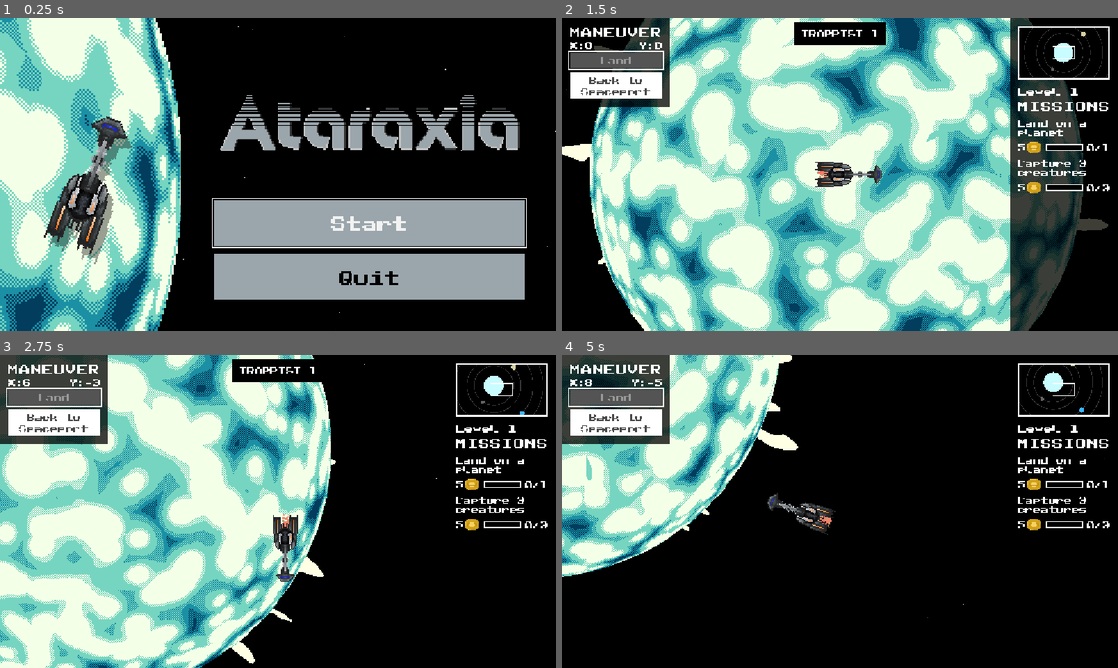
Above: before the commit, frames 1-4 (two rows, left to right).
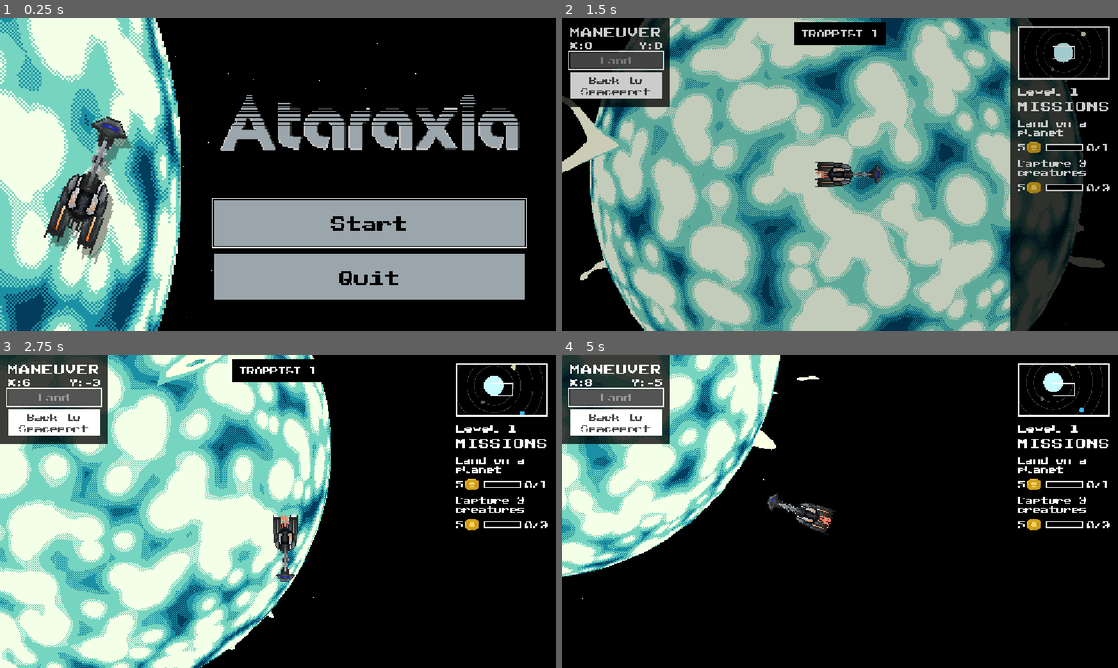
Above: after the commit, the same moments.

Repository: late-parrot/tsa-video-game-design-2026
Game: Godot game, scene res://scenes/main.tscn
Same seed, same stepped clock (60 frames per second), same inputs: the game is played once before the commit and once after it. Before the commit the project starts from res://scenes/title_screen.tscn.
Inputs (mouse positions are in pixels of both pictures, inside the frame that each line leads up to):
- Up to frame 1 (0.25 s): no input
- Up to frame 2 (1.5 s): click "Start" at 0.5 s; tap Enter (ui_accept) at 1.25 s; move the mouse to (962, 158) at 1.27 s; hold D (right) from 1.28 s (still down); click (962, 158) at 1.35 s
- Up to frame 3 (2.75 s): tap Enter (ui_accept) at 1.52, 2.27 s; move the mouse to (166, 527) at 2.02 s; release D (right) at 2.03 s; hold S (down) from 2.03 s (still down); tap 0 at 2.1 s; click (166, 527) at 2.17 s
- Up to frame 4 (5 s): move the mouse to (895, 442) at 2.77 s; release S (down) at 2.78 s; hold D (right) 2.78-3.53 s; tap 1 at 2.85 s; click (895, 442) at 2.92 s; move the mouse to (812, 574) at 3.52 s; hold Up (shoot_up) 3.53-4.28 s; tap 2 at 3.6 s; click (812, 574) at 3.67 s; tap Enter (ui_accept) at 3.77, 4.52 s; move the mouse to (1006, 558) at 4.27 s; hold A (left) from 4.28 s (still down); tap 3 at 4.35 s; click (1006, 558) at 4.42 s

The runs differ from the first frame. In frame 1, 0.3% of the frame differs, in the area x 31-100%, y 2-96%; in frame 2, 74%, in the area x 0-99%, y 0-100%; in frame 3, 26%; in frame 4, 9.8%.

Commit message:
Add scene transitions

Diff:
--- a/project.godot
+++ b/project.godot
@@ -11,7 +11,7 @@
 [application]
 
 config/name="Ataraxia"
-run/main_scene="uid://bngbdvxnltawy"
+run/main_scene="uid://b3gh8l0hv0i6g"
 config/features=PackedStringArray("4.5", "GL Compatibility")
 config/icon="res://assets/icon.svg"
 
--- /dev/null
+++ b/scene_transition.gd
@@ -0,0 +1,9 @@
+extends CanvasLayer
+
+signal change_scene
+
+func transition() -> void:
+	%AnimationPlayer.play("fade")
+	await %AnimationPlayer.animation_finished
+	emit_signal("change_scene")
+	%AnimationPlayer.play_backwards("fade")
--- a/scenes/main.tscn
+++ b/scenes/main.tscn
@@ -1,8 +1,10 @@
-[gd_scene load_steps=4 format=3 uid="uid://b3gh8l0hv0i6g"]
+[gd_scene load_steps=6 format=3 uid="uid://b3gh8l0hv0i6g"]
 
 [ext_resource type="Script" uid="uid://cvrov4tcobpve" path="res://scripts/main.gd" id="1_0wfyh"]
 [ext_resource type="PackedScene" uid="uid://cjv0qlm8ckfh5" path="res://scenes/global_overlay.tscn" id="2_0wfyh"]
 [ext_resource type="AudioStream" uid="uid://igv2t7iyr20r" path="res://assets/audio/theme3-v2.wav" id="3_sugp2"]
+[ext_resource type="PackedScene" uid="uid://bngbdvxnltawy" path="res://scenes/title_screen.tscn" id="4_tbgi4"]
+[ext_resource type="PackedScene" uid="uid://cg15mwx3ihire" path="res://scenes/scene_transition.tscn" id="5_tefeu"]
 
 [node name="Main" type="Node2D"]
 script = ExtResource("1_0wfyh")
@@ -13,6 +15,10 @@
 [node name="GlobalOverlay" parent="UI" instance=ExtResource("2_0wfyh")]
 unique_name_in_owner = true
 
+[node name="TitleScreen" parent="UI" instance=ExtResource("4_tbgi4")]
+
 [node name="AudioStreamPlayer" type="AudioStreamPlayer" parent="."]
 stream = ExtResource("3_sugp2")
 autoplay = true
+
+[node name="SceneTransition" parent="." instance=ExtResource("5_tefeu")]
--- /dev/null
+++ b/scenes/scene_transition.tscn
@@ -0,0 +1,60 @@
+[gd_scene load_steps=5 format=3 uid="uid://cg15mwx3ihire"]
+
+[ext_resource type="Script" uid="uid://cgf37tp7rxfp8" path="res://scene_transition.gd" id="1_0wykx"]
+
+[sub_resource type="Animation" id="Animation_rujfs"]
+resource_name = "RESET"
+tracks/0/type = "value"
+tracks/0/imported = false
+tracks/0/enabled = true
+tracks/0/path = NodePath("ColorRect:modulate")
+tracks/0/interp = 1
+tracks/0/loop_wrap = true
+tracks/0/keys = {
+"times": PackedFloat32Array(0),
+"transitions": PackedFloat32Array(1),
+"update": 0,
+"values": [Color(1, 1, 1, 0)]
+}
+
+[sub_resource type="Animation" id="Animation_2sgj6"]
+resource_name = "fade"
+length = 0.5
+tracks/0/type = "value"
+tracks/0/imported = false
+tracks/0/enabled = true
+tracks/0/path = NodePath("ColorRect:modulate")
+tracks/0/interp = 1
+tracks/0/loop_wrap = true
+tracks/0/keys = {
+"times": PackedFloat32Array(0, 0.5),
+"transitions": PackedFloat32Array(1, 1),
+"update": 0,
+"values": [Color(1, 1, 1, 0), Color(1, 1, 1, 1)]
+}
+
+[sub_resource type="AnimationLibrary" id="AnimationLibrary_hgfgv"]
+_data = {
+&"RESET": SubResource("Animation_rujfs"),
+&"fade": SubResource("Animation_2sgj6")
+}
+
+[node name="SceneTransition" type="CanvasLayer"]
+layer = 2147483647
+script = ExtResource("1_0wykx")
+
+[node name="ColorRect" type="ColorRect" parent="."]
+modulate = Color(1, 1, 1, 0)
+anchors_preset = 15
+anchor_right = 1.0
+anchor_bottom = 1.0
+grow_horizontal = 2
+grow_vertical = 2
+mouse_filter = 2
+color = Color(0, 0, 0, 1)
+
+[node name="AnimationPlayer" type="AnimationPlayer" parent="."]
+unique_name_in_owner = true
+libraries = {
+&"": SubResource("AnimationLibrary_hgfgv")
+}
--- a/scenes/title_screen.tscn
+++ b/scenes/title_screen.tscn
@@ -27,9 +27,10 @@
 [sub_resource type="Theme" id="Theme_tklts"]
 default_font = ExtResource("1_3yumr")
 Button/colors/font_color = Color(0, 0, 0, 1)
-Button/colors/font_hover_color = Color(1, 0.4392157, 0.023529412, 1)
-Button/colors/font_hover_pressed_color = Color(1, 0.4392157, 0.023529412, 1)
-Button/colors/font_pressed_color = Color(1, 0.4392157, 0.023529412, 1)
+Button/colors/font_focus_color = Color(0, 0, 0, 1)
+Button/colors/font_hover_color = Color(0.4627451, 0.8352941, 0.7529412, 1)
+Button/colors/font_hover_pressed_color = Color(0.4627451, 0.8352941, 0.7529412, 1)
+Button/colors/font_pressed_color = Color(0.4627451, 0.8352941, 0.7529412, 1)
 Button/styles/focus = SubResource("StyleBoxFlat_cs5ya")
 Button/styles/normal = SubResource("StyleBoxFlat_mykxm")
 
--- a/scripts/game.gd
+++ b/scripts/game.gd
@@ -1,4 +1,6 @@
 extends Node
+
+var scene_transition
 
 var cache = {
 	"sun_SpriteFrames": preload("res://resources/sun_SpriteFrames.tres")
--- a/scripts/main.gd
+++ b/scripts/main.gd
@@ -5,8 +5,14 @@
 var maneuver = preload("res://scenes/maneuver/maneuver.tscn").instantiate()
 
 func _ready() -> void:
+	Game.scene_transition = $SceneTransition
+
+func start() -> void:
 	add_child(maneuver)
 	Game.connect("level_completed", overlay.show_level_completed)
 	for s in Game.mission_sets:
 		for m in s:
 			m.connect("complete", overlay.show_mission_completed)
+
+func transition():
+	$SceneTransition.transition()
--- a/scripts/title_screen.gd
+++ b/scripts/title_screen.gd
@@ -1,5 +1,6 @@
 extends Control
 
+@onready var main = $"../.."
 @onready var initial_ship_pos = %Ship.position
 @onready var initial_ship_rot = %Ship.rotation
 
@@ -9,7 +10,10 @@
 	_on_ship_moved()
 
 func _on_start_pressed() -> void:
-	get_tree().change_scene_to_file("res://scenes/main.tscn")
+	Game.scene_transition.transition()
+	await Game.scene_transition.change_scene
+	queue_free()
+	main.start()
 
 func _on_quit_pressed() -> void:
 	get_tree().quit()
Not shown, added: scene_transition.gd.uid
